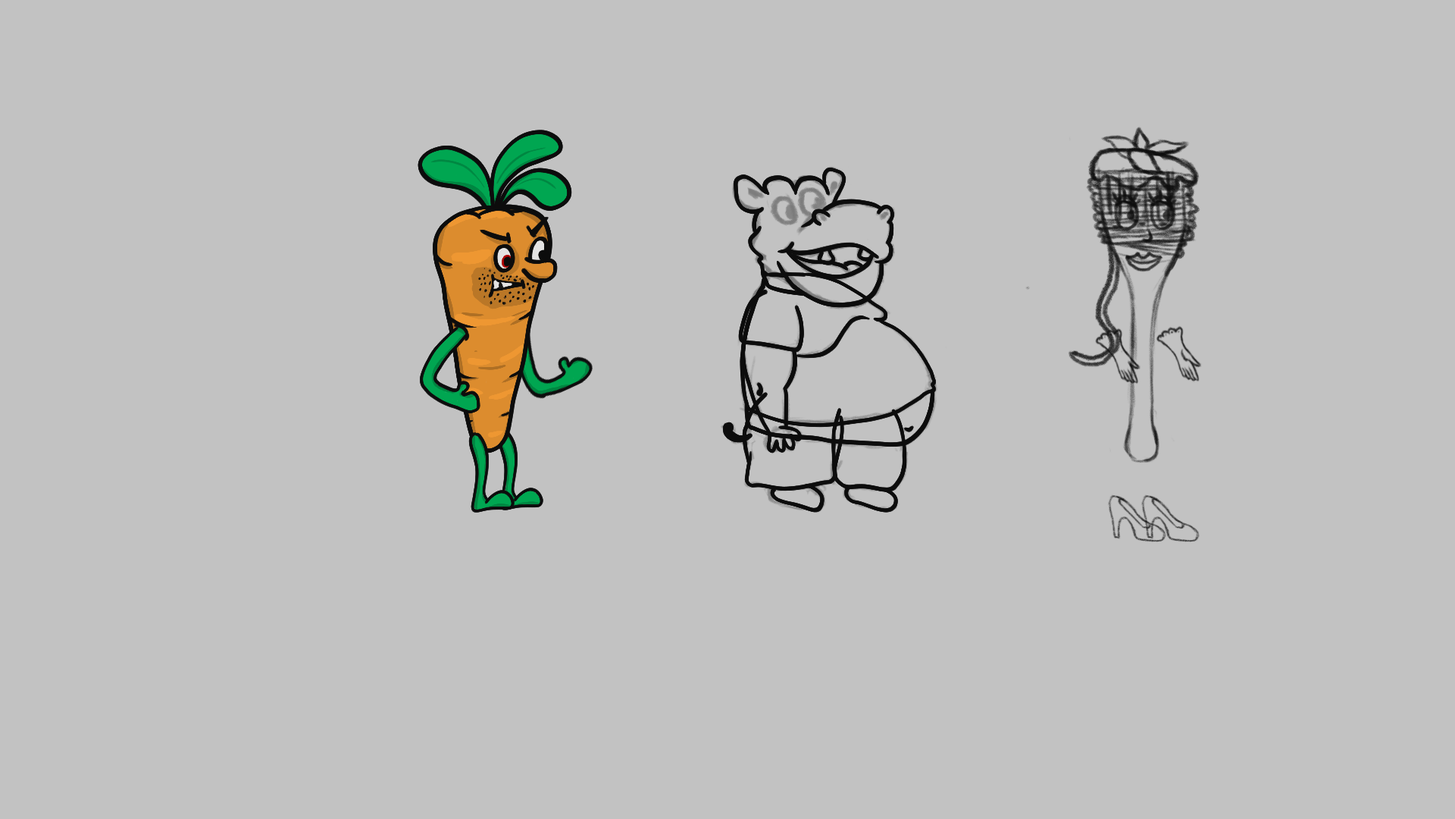
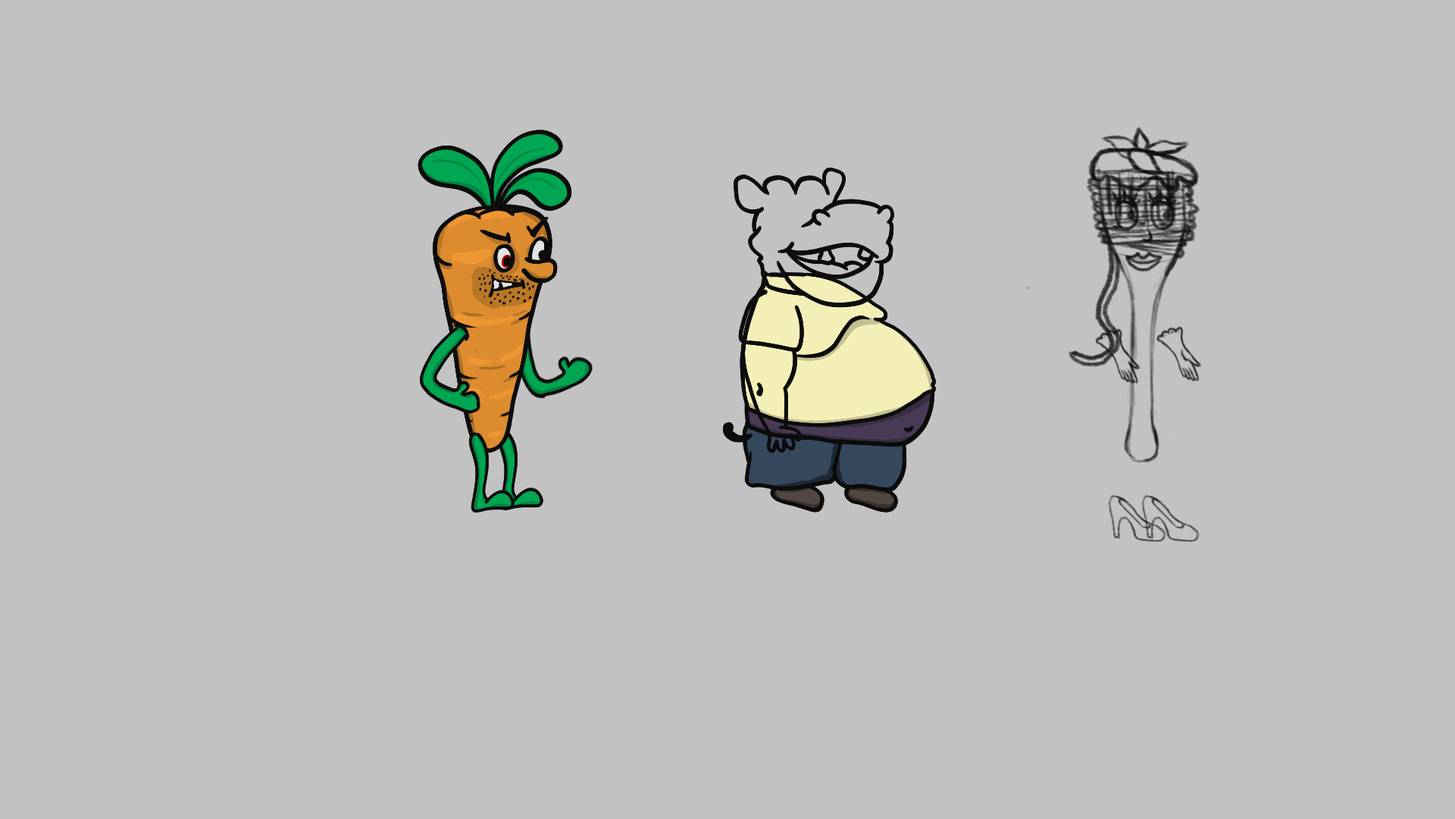
Two versions of the same layered image (1455×819). Layer-by-layer changes:
moved "LeftArm" (1st of 2, in "Group 1") above "Body" over bbox(738, 288, 805, 454)
added layer "Layer 59" in group "Body" over bbox(744, 324, 936, 426)
added layer "Layer 58" in group "Body" over bbox(742, 273, 935, 425)
added layer "Layer 57" in group "Body" over bbox(736, 376, 938, 447)
added layer "Layer 52" in group "Body" over bbox(746, 391, 934, 445)
painted on "Layer 46" over bbox(831, 444, 839, 470)
added layer "Layer 51" in group "LeftLeg" over bbox(734, 410, 852, 504)
added layer "Layer 50" in group "LeftLeg" over bbox(745, 392, 843, 489)
added layer "Layer 54" in group "LeftLeg" over bbox(772, 482, 827, 511)
added layer "Layer 53" in group "LeftLeg" over bbox(773, 486, 824, 509)
added layer "Layer 49" in group "RightLeg" over bbox(826, 412, 851, 502)
added layer "Layer 48" in group "RightLeg" over bbox(833, 400, 906, 490)
added layer "Layer 56" in group "RightLeg" over bbox(845, 485, 901, 511)
added layer "Layer 55" in group "RightLeg" over bbox(846, 485, 896, 510)
hid group "Group 5" (2 layers) over bbox(720, 165, 947, 514)
